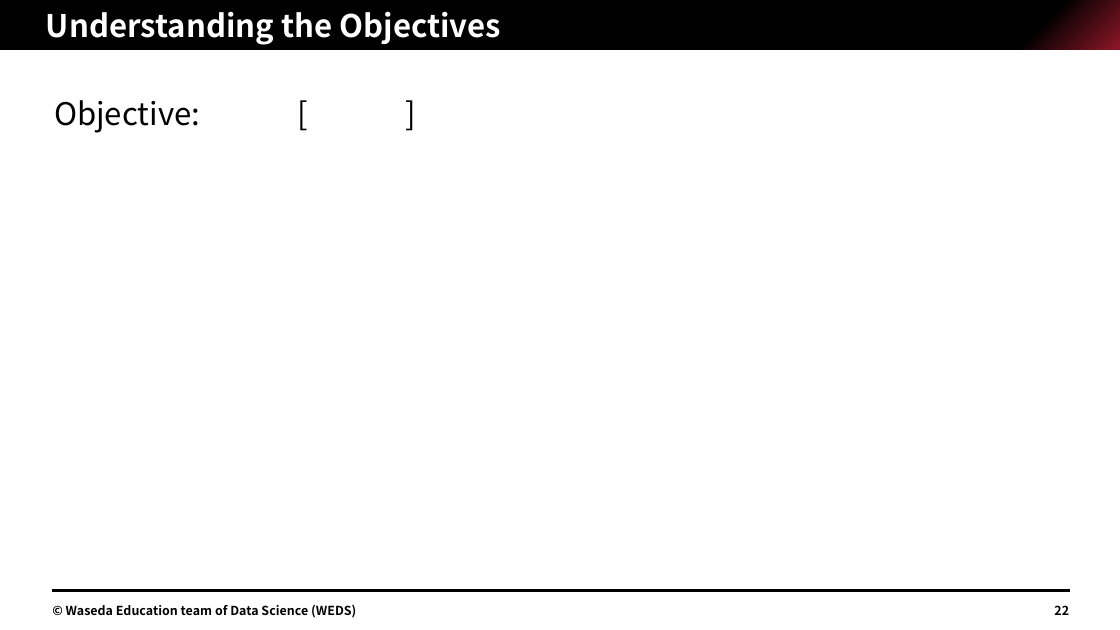
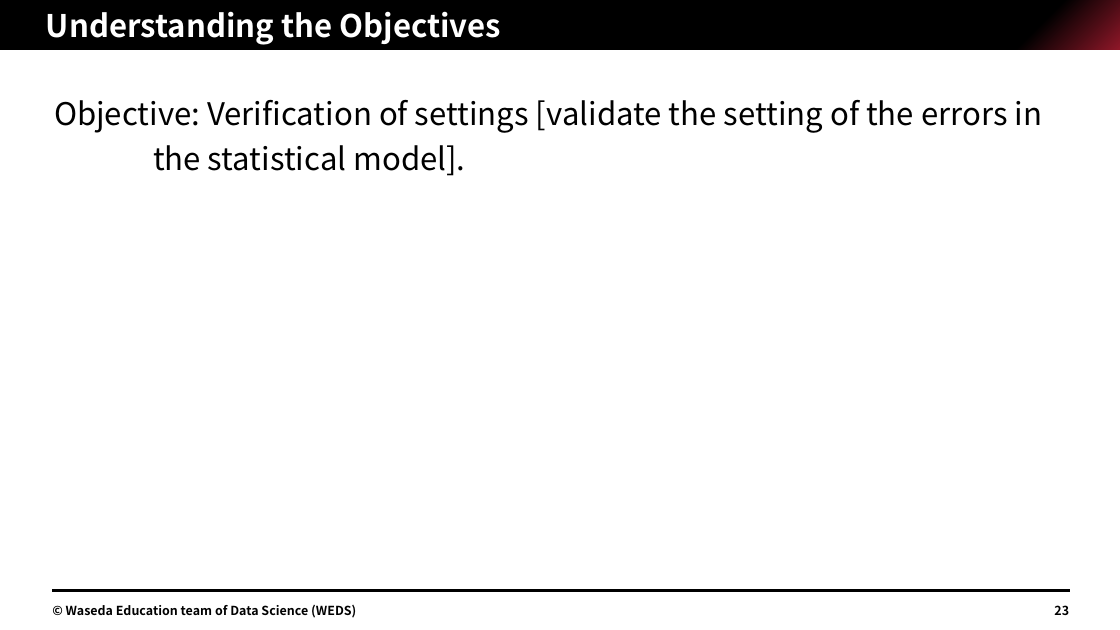
Before and after one commit to Jimin-Park0901/Data-Science, a slide deck: slide 23 of Store_Sale/assignment/1W22CF16.pptx (slide 22 before the commit). Drawn at 1120x630 pixels with LibreOffice and Linux fonts; fonts in the diff are those of the drawing. Boxes give left, top, right and bottom in pixels: in the first picture for what was removed or moved away, otherwise in the second. Text is boxed around its words. In the diff, an @@ line names an element or a change of style, - is before the commit and + after.

```diff
--- a/Store_Sale/assignment/1W22CF16.pptx
+++ b/Store_Sale/assignment/1W22CF16.pptx
@@ text at <box>54,100,1043,176</box>: text changed @@
-Objective: [ ]
+Objective: Verification of settings [validate the setting of the errors in the statistical model].
```
Also in this commit, not shown: 16 other slides changed, 23 slides added, 1 slide removed, 4 other files.
